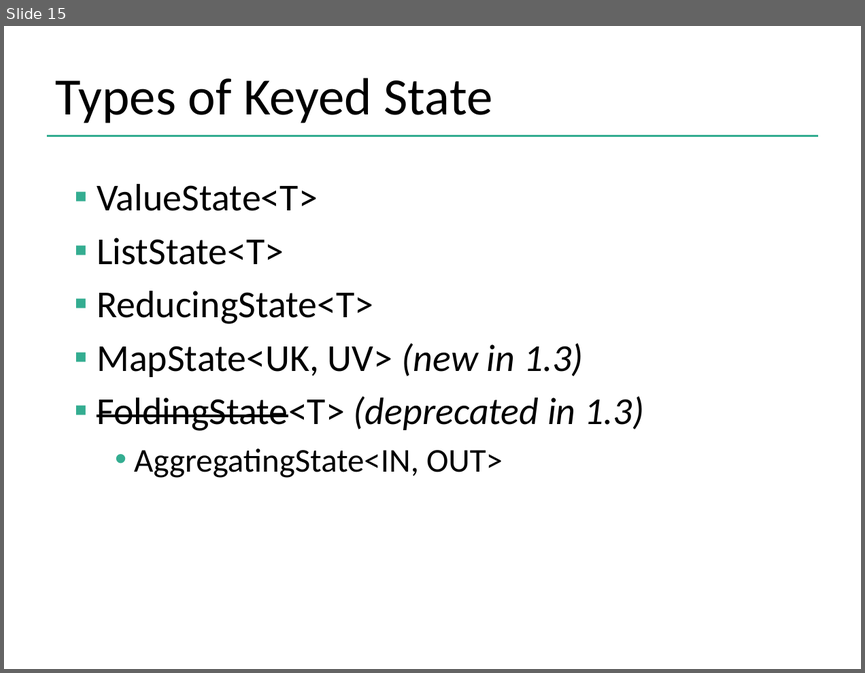
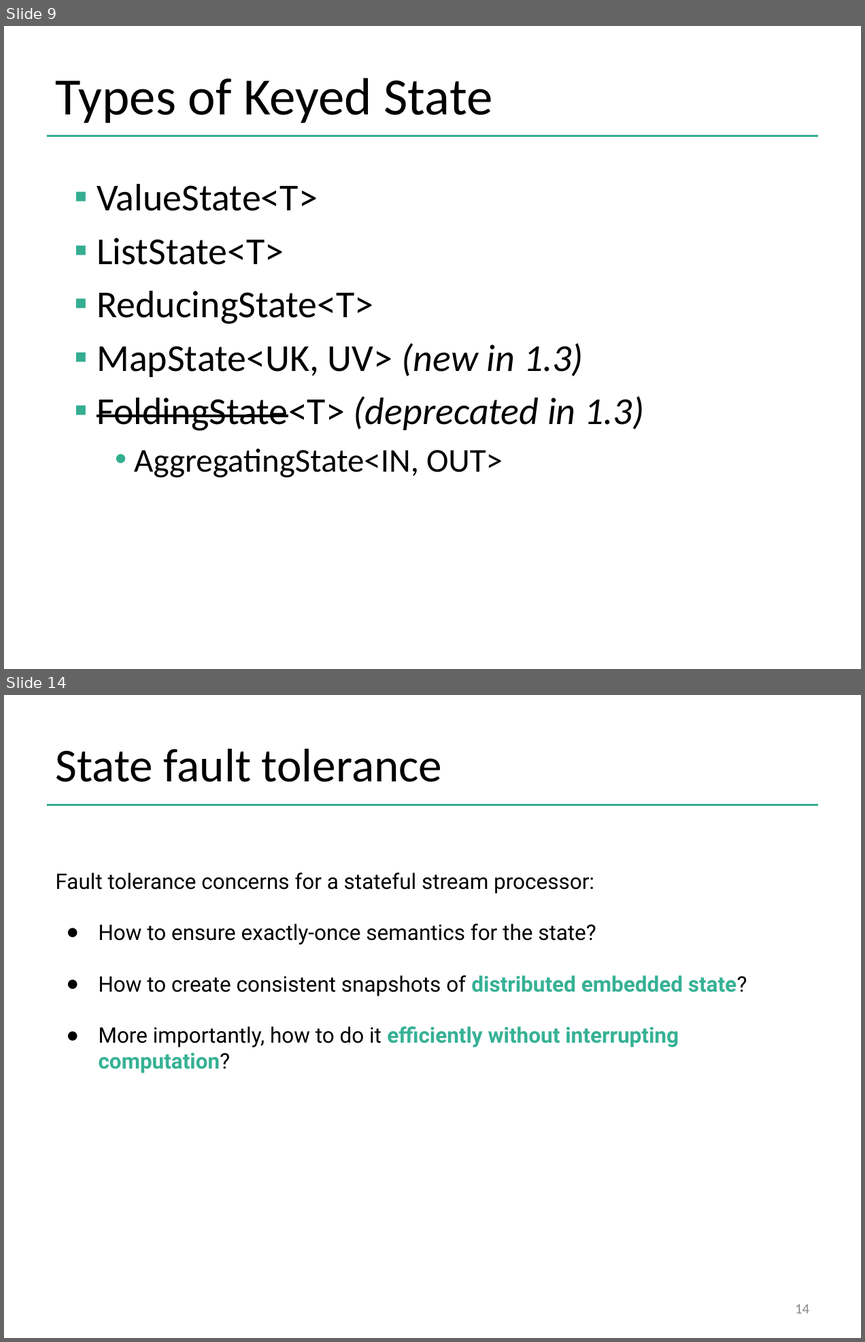
Before and after one commit to dataArtisans/flink-training-web, a slide deck: slides/flink_stream_statefulOps.pptx. Shown one above the other, each under a label of ours: slide 15 before the commit, slides 9 and 14 after it; the slides between them are not shown. The pictures are 865x673 and 865x1342 pixels, drawn with LibreOffice and Linux fonts; fonts in the diff are those of the drawing; background and template pictures are left out. Boxes give left, top, right and bottom in pixels: in the first picture for what was removed or moved away, otherwise in the second. Text is boxed around its words. In the diff, an @@ line names an element or a change of style, - is before the commit and + after.

```diff
--- a/slides/flink_stream_statefulOps.pptx
+++ b/slides/flink_stream_statefulOps.pptx
@@ slide 14 added at (4, 695, 861, 1338), background #FFFFFF; not listed: 1 template element that a slide beside it also shows @@
@@ title added at (56, 749, 442, 782), 39.6 pt, text #000000 @@
+State fault tolerance
@@ text added at (56, 872, 747, 1073), 18 pt, text #000000 @@
+Fault tolerance concerns for a stateful stream processor:
+● How to ensure exactly-once semantics for the state?
+● How to create consistent snapshots of distributed embedded state?
+● More importantly, how to do it efficiently without interrupting computation?
@@ page number added at (795, 1304, 809, 1313), 12 pt, text #888888 @@
+14
@@ what was slide 15 is now slide 9 @@
```
Also in this commit, not shown: 4 slides changed, 16 other slides added, 1 slide removed, 6 other files.
